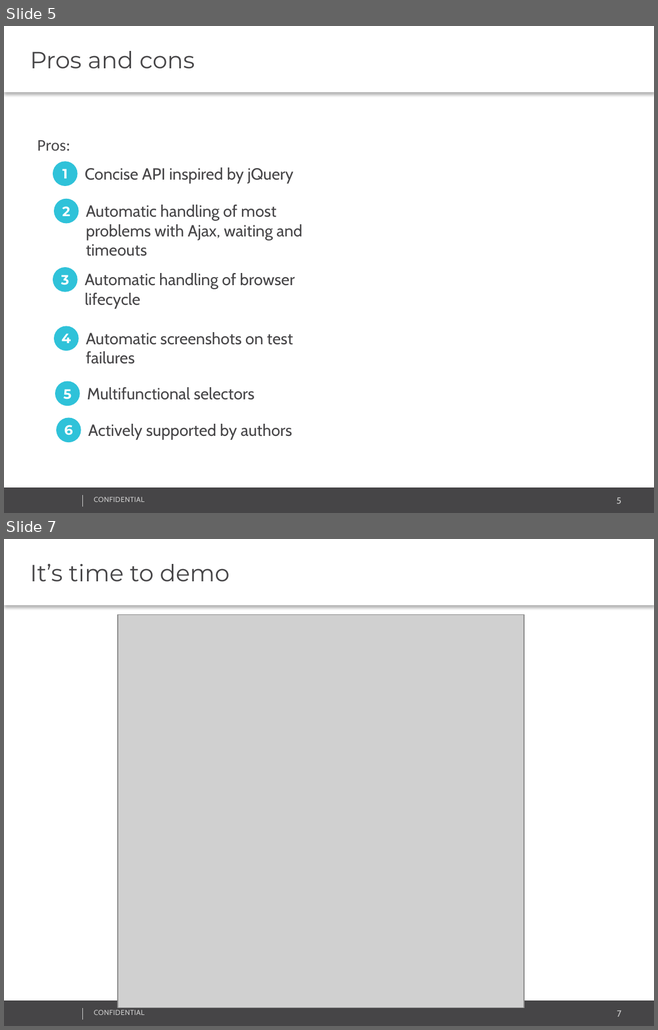
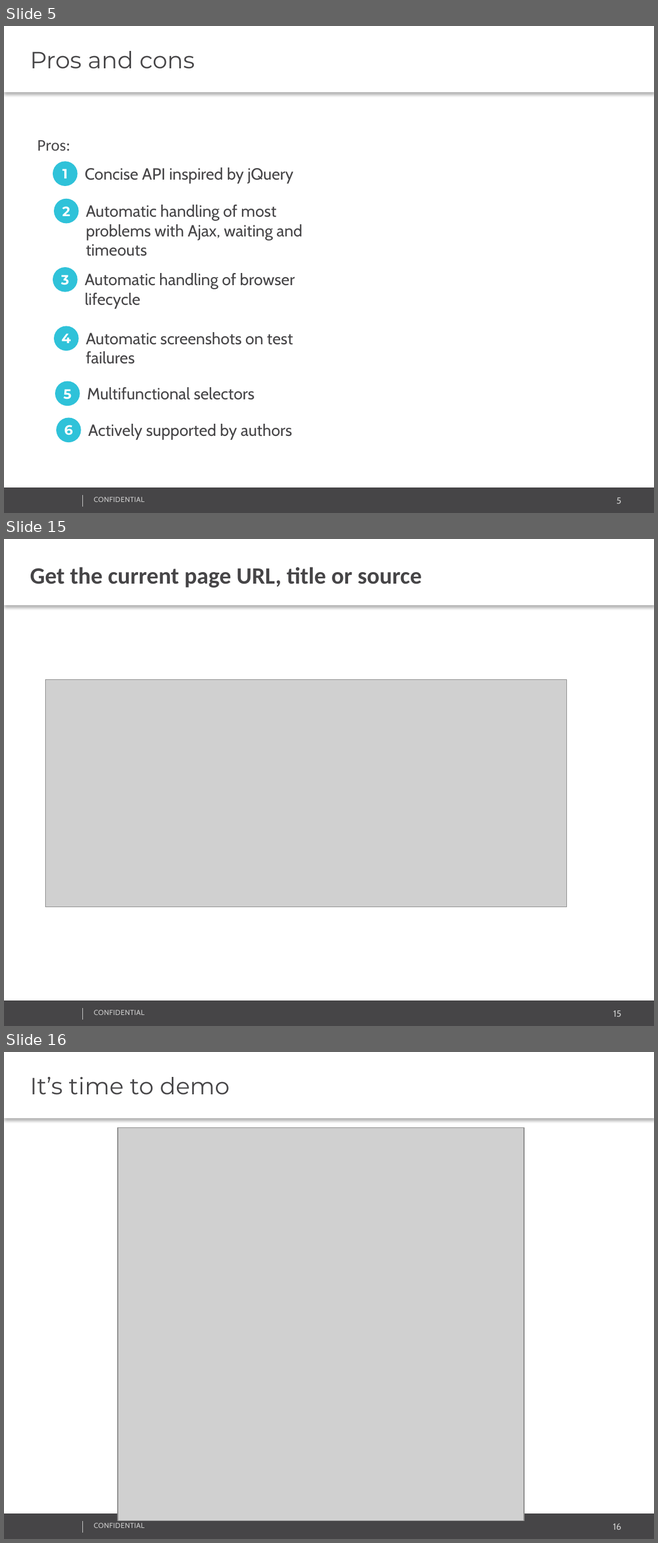
Before and after one commit to RamanPatsiayuk/Selenide, a slide deck: Selenide.pptx. Shown one above the other, each under a label of ours: slides 5 and 7 before the commit, slides 5, 15 and 16 after it; the slides between them are not shown. The pictures are 658x1030 and 658x1543 pixels, drawn with LibreOffice and Linux fonts; fonts in the diff are those of the drawing; grey boxes stand for pictures; background and template pictures are left out. Boxes give left, top, right and bottom in pixels: in the first picture for what was removed or moved away, otherwise in the second. Text is boxed around its words. In the diff, an @@ line names an element or a change of style, - is before the commit and + after.

```diff
--- a/Selenide.pptx
+++ b/Selenide.pptx
@@ slide 15 added at box(4, 539, 654, 1026), background #FFFFFF; not listed: 4 template elements that a slide beside it also shows @@
@@ text added at box(4, 539, 654, 605), fill #FFFFFF, 26 pt, text #464547, bold @@
+Get the current page URL, title or source
@@ picture added at box(46, 680, 567, 907) @@
@@ what was slide 7 is now slide 16 @@
@@ page number at box(612, 1524, 621, 1530): text changed @@
-7
+16
```
Also in this commit, not shown: 9 other slides added, 1 slide removed.
